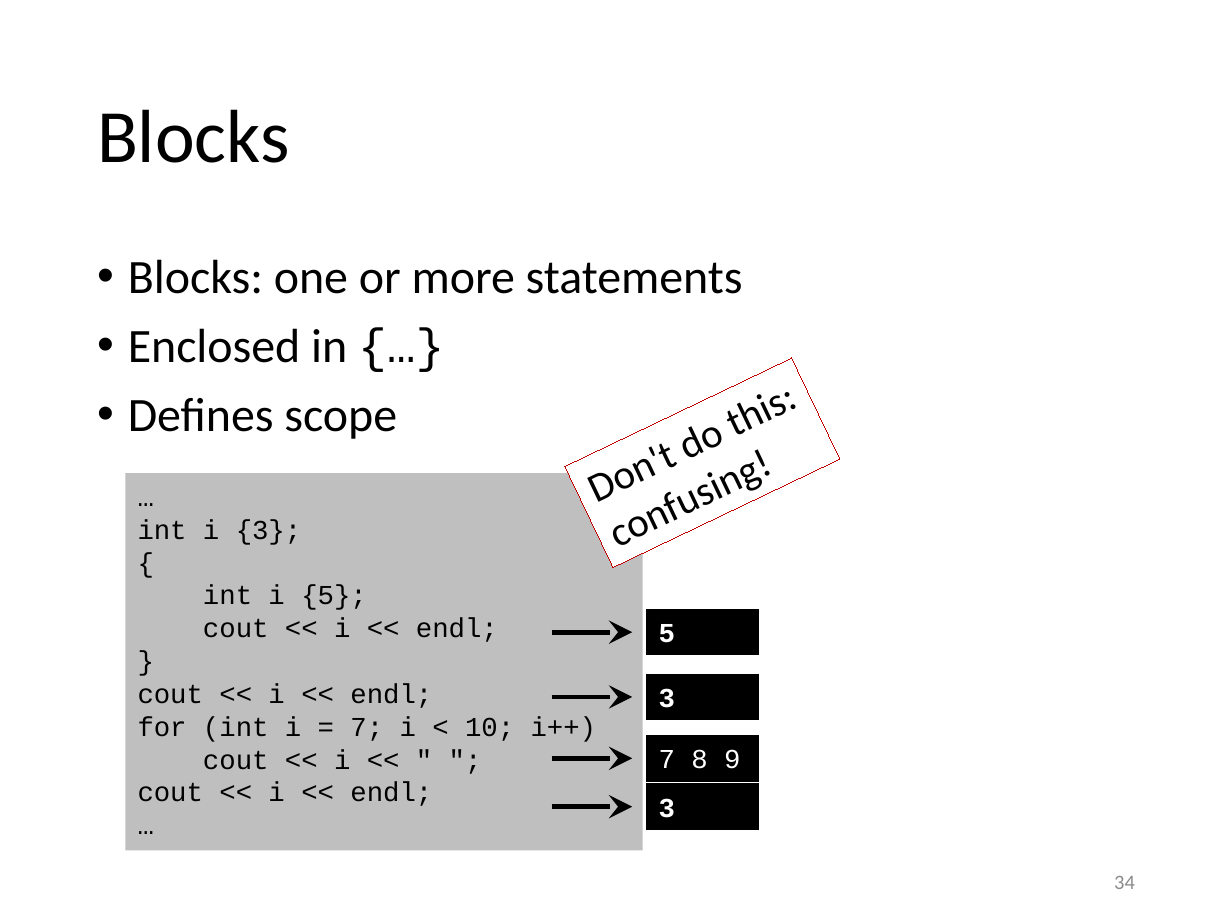
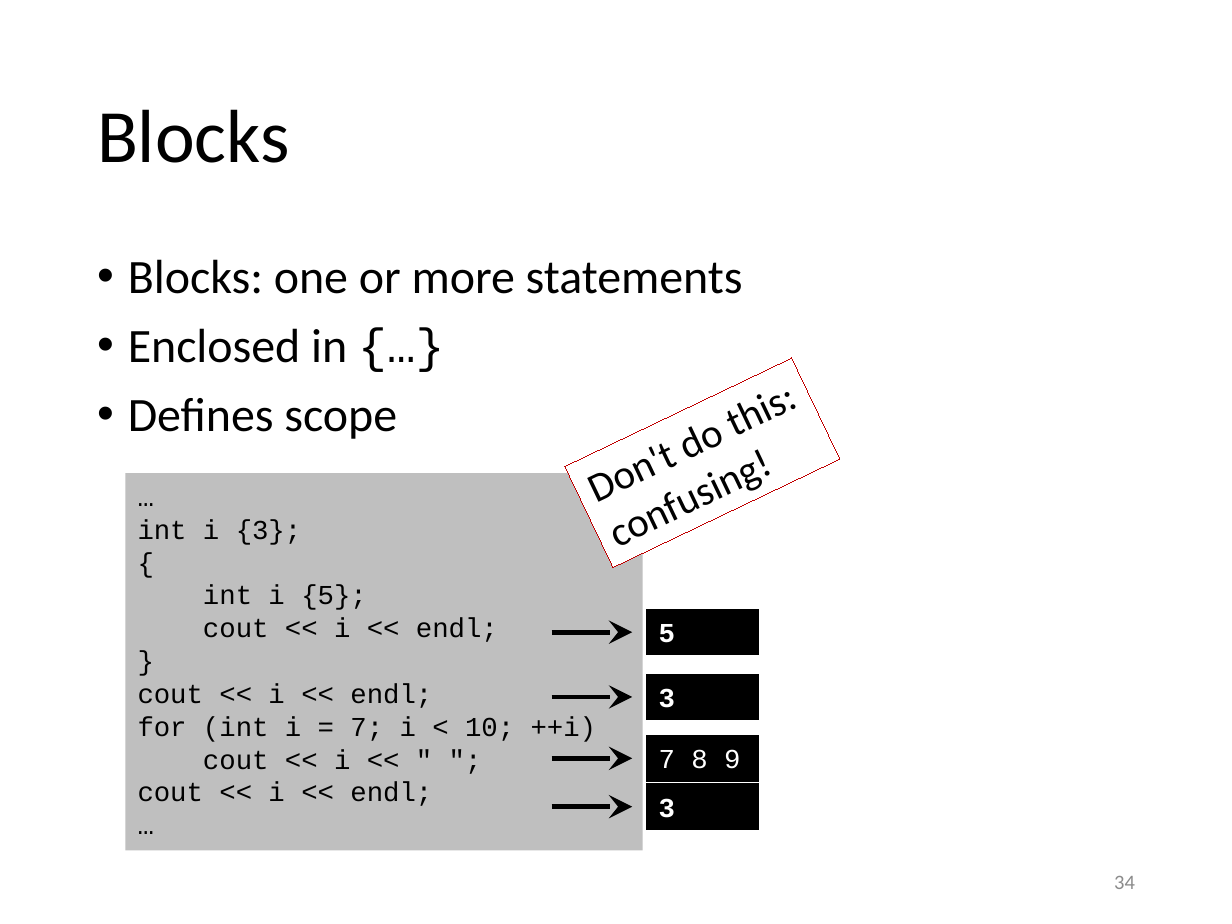
Before and after one commit to gjbex/Scientific-C-plus-plus, a slide deck: slide 34 of scientific_cpp.pptx. Drawn at 1232x924 pixels with LibreOffice and Linux fonts; fonts in the diff are those of the drawing. Boxes give left, top, right and bottom in pixels: in the first picture for what was removed or moved away, otherwise in the second. Text is boxed around its words. In the diff, an @@ line names an element or a change of style, - is before the commit and + after.

```diff
--- a/scientific_cpp.pptx
+++ b/scientific_cpp.pptx
@@ text in rectangle at bbox=[138, 717, 597, 742]: text changed @@
-for (int i = 7; i < 10; i++)
+for (int i = 7; i < 10; ++i)
```
Also in this commit, not shown: 5 other slides changed.
